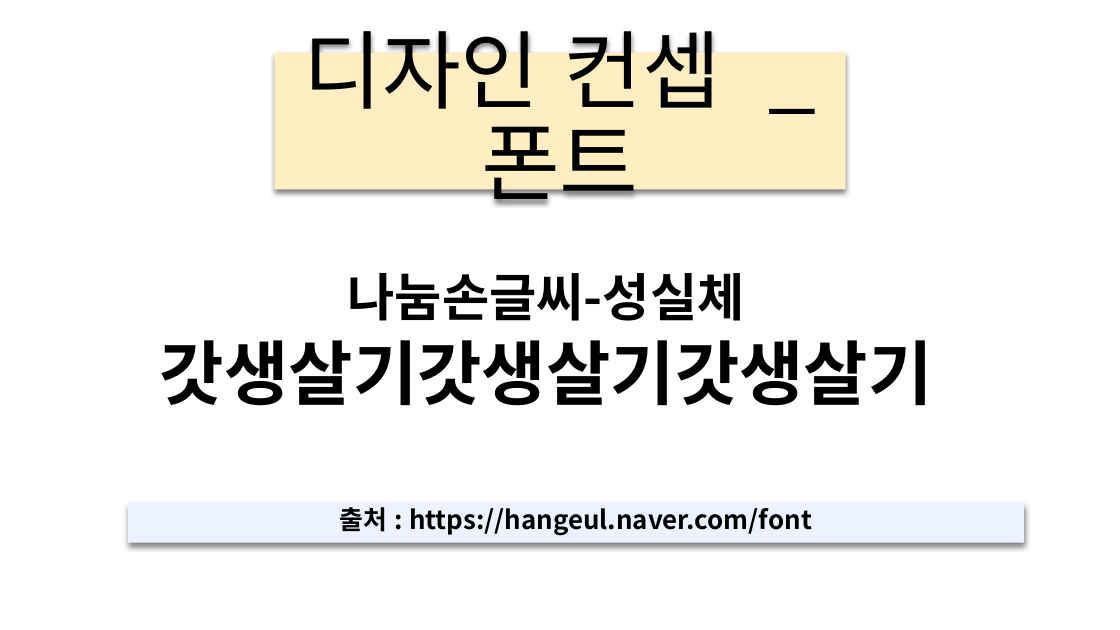
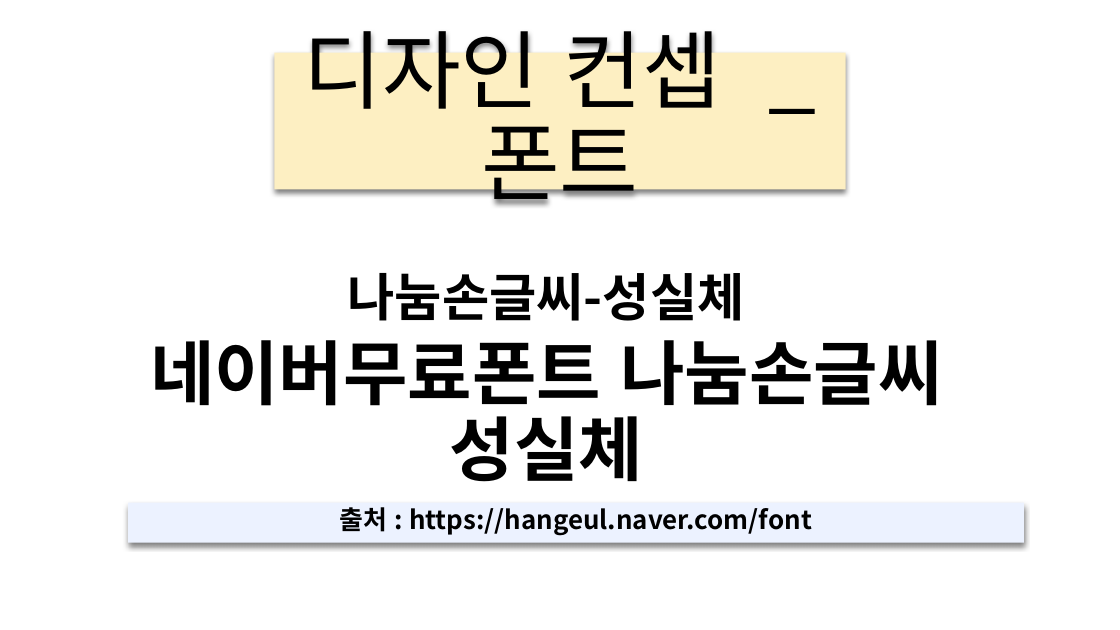
Before and after one commit to elquineas/elquineas.github.io, a slide deck: slide 5 of 갓생살기_ver4.pptx. Drawn at 1120x630 pixels with LibreOffice and Linux fonts; fonts in the diff are those of the drawing. Boxes give left, top, right and bottom in pixels: in the first picture for what was removed or moved away, otherwise in the second. Text is boxed around its words. In the diff, an @@ line names an element or a change of style, - is before the commit and + after.

```diff
--- a/갓생살기_ver4.pptx
+++ b/갓생살기_ver4.pptx
@@ text at <box>150,340,942,482</box>: text changed @@
-갓생살기갓생살기갓생살기
+네이버무료폰트 나눔손글씨 성실체
```
Also in this commit, not shown: 5 other slides changed, 9 slides added.
